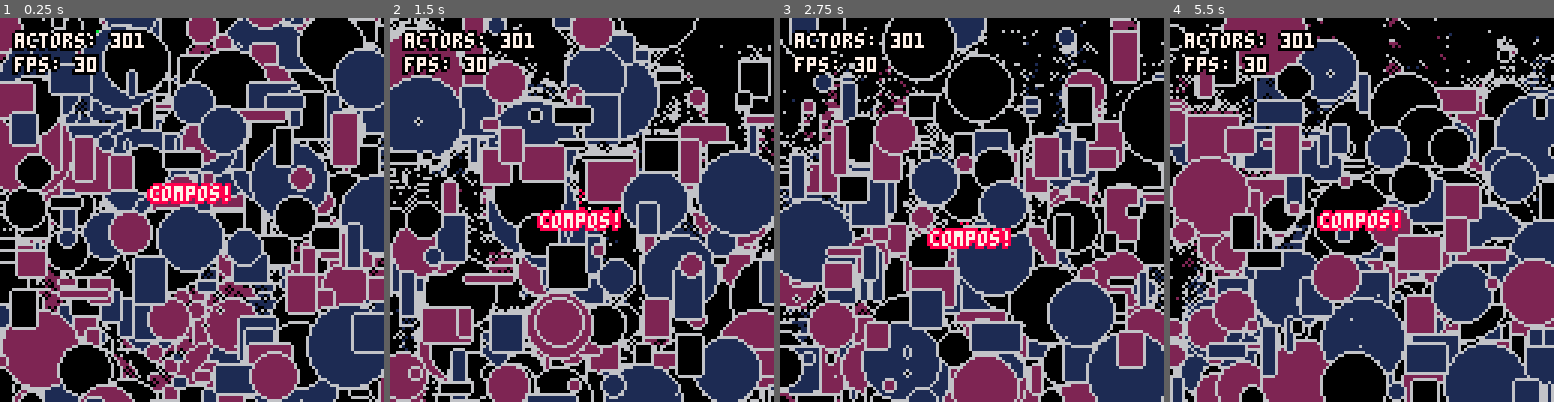
Above: before the commit, frames 1-4 (left to right).
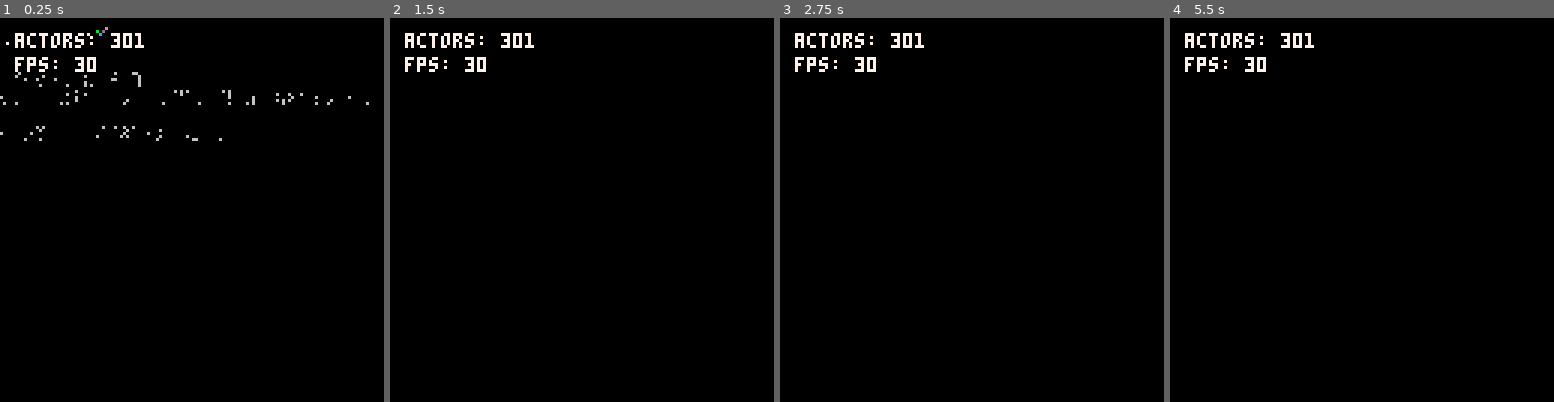
Above: after the commit, the same moments.

Repository: walt-er/compos
Game: PICO-8 cartridge compos.p8
Two runs of this game, one before a commit and one after it. Both use one fixed random seed, a clock stepped at 60 frames per second and the inputs below.
Inputs:
- Up to frame 1 (0.25 s): no input
- Up to frame 2 (1.5 s): no input
- Up to frame 3 (2.75 s): no input
- Up to frame 4 (5.5 s): no input

The runs differ from the first frame. In frame 1, 71% of the frame differs, in the area x 0-100%, y 0-100%; in frame 2, 67%; in frame 3, 62%; in frame 4, 69%.

Commit message:
add demo lua

Diff:
--- a/compos.p8
+++ b/compos.p8
@@ -1,20 +1,9 @@
 pico-8 cartridge // http://www.pico-8.com
 version 8
 __lua__
-
---  .----------------.  .----------------.  .----------------.  .----------------.  .----------------.  .----------------.
--- | .--------------. || .--------------. || .--------------. || .--------------. || .--------------. || .--------------. |
--- | |     ______   | || |     ____     | || | ____    ____ | || |   ______     | || |     ____     | || |    _______   | |
--- | |   .' ___  |  | || |   .'    `.   | || ||_   \  /   _|| || |  |_   __ \   | || |   .'    `.   | || |   /  ___  |  | |
--- | |  / .'   \_|  | || |  /  .--.  \  | || |  |   \/   |  | || |    | |__) |  | || |  /  .--.  \  | || |  |  (__ \_|  | |
--- | |  | |         | || |  | |    | |  | || |  | |\  /| |  | || |    |  ___/   | || |  | |    | |  | || |   '.___`-.   | |
--- | |  \ `.___.'\  | || |  \  `--'  /  | || | _| |_\/_| |_ | || |   _| |_      | || |  \  `--'  /  | || |  |`\____) |  | |
--- | |   `._____.'  | || |   `.____.'   | || ||_____||_____|| || |  |_____|     | || |   `.____.'   | || |  |_______.'  | |
--- | |              | || |              | || |              | || |              | || |              | || |              | |
--- | '--------------' || '--------------' || '--------------' || '--------------' || '--------------' || '--------------' |
---  '----------------'  '----------------'  '----------------'  '----------------'  '----------------'  '----------------'
-
--- copy and paste the below, hack this cart, or include compos.lua with picotool
+package={loaded={},_c={}}
+package._c["compos"]=function()
+-- use picotool's require() function to include this lua script
 
 -- =======================================================
 -- generic globals
@@ -790,7 +779,14 @@
 		outline_print(logs[i], 5, 5 + ((i - 1) * tile), 7)
 	end
 end
-
+end
+function require(p)
+local l=package.loaded
+if (l[p]==nil) l[p]=package._c[p]()
+if (l[p]==nil) l[p]=true
+return l[p]
+end
+require('compos')
 
 -- =======================================================
 -- demo!
--- /dev/null
+++ b/demo.lua
@@ -0,0 +1,88 @@
+require('compos')
+
+-- =======================================================
+-- demo!
+-- =======================================================
+
+-- make actors as objects
+-- copy compos to enable their functions
+-- set compo values insite of init
+-- include init(), update(), and draw() if this actor should have its own methods
+local blob_colors = split'0, 1, 2'
+local blob = {
+    physical = true,
+    velocity = copy(velocity),
+    gravity = copy(gravity),
+    init = function(self)
+        self.circle = flr(rnd(2)) > 0
+        if self.circle then
+            self.r = rnd(16)
+        else
+            resize(self, rnd(16), rnd(16))
+        end
+
+        translate(self, rnd(128), 64)
+        self.color = blob_colors[ ceil(rnd(#blob_colors)) ]
+
+        self.gravity:set(0.1)
+
+        self.velocity:set(0,rnd(20)-10)
+        self.velocity:cap(0,15)
+    end,
+    update = function(self)
+        if self.y > win_h then
+            translate(self, rnd(128), 128)
+            self.velocity:set(0, rnd(5)-5)
+        end
+    end,
+    draw = function(self)
+        if self.circle then
+            outline_circ(self.x, self.y, self.r, self.color, 6)
+        else
+            outline_rect(self.x, self.y, self.x + self.w, self.y + self.h, self.color, 6)
+        end
+    end
+}
+
+-- add these objects to the list of actors
+local blob_count = 300
+for i = 1, blob_count do
+    add(actors, copy(blob))
+end
+
+-- not all actors need compos!
+local title_text = {
+    update = function(self)
+        self.y = 64 + sin(time()) * 8
+
+        --debugging: log out the y to see where the text is
+        -- log(self.y)
+    end,
+    draw = function(self)
+        local message = 'compos!'
+        outline_print(message, 64 - #message * 2, self.y, 7, 8)
+    end
+}
+add(actors, title_text)
+
+-- pico8 lifecycle functions
+-- call compos_* functions or add other scene logic
+function _init()
+    compos_init()
+end
+
+function _update()
+    compos_update()
+
+    -- log out performance
+    log('actors: '..blob_count+1)
+    log('fps: '..stat(7))
+end
+
+function _draw()
+    for i=0,1000 do
+        circ(rnd(128),rnd(128),1,0)
+    end
+
+    compos_draw()
+end
